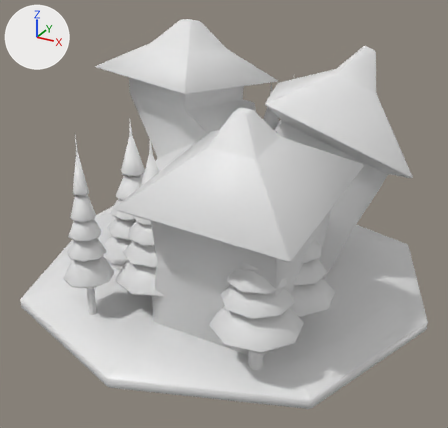
Renders of the FBX model Prototypes/WorldGen/Assets/Models/Map Items.fbx from each side of a commit.
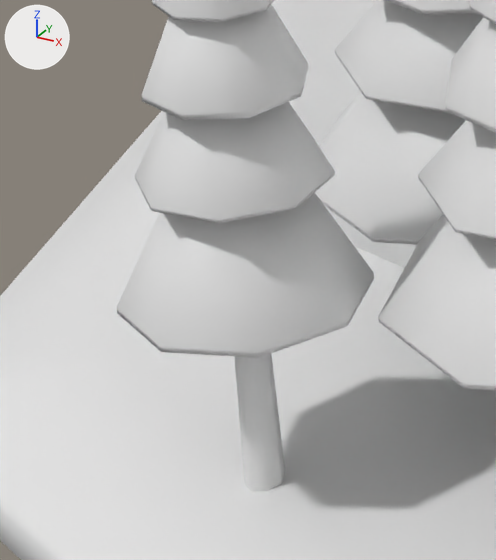
Each version is shown whole from a 50 mm lens placed at (21.9, -41.0, 25.7), pointed at (0.3, -1.6, 6.1), then close up on the part from 9% to 31% of the width and 51% to 77% of the height. The axes (+X, +Y, +Z) are drawn at upper left. The lights are the same throughout. Where no turn or scale is listed for an object, it has been applied to the vertices.

Objects in the first close-up: 'Logging Camp', 'MapItemBase', 'Mine'.
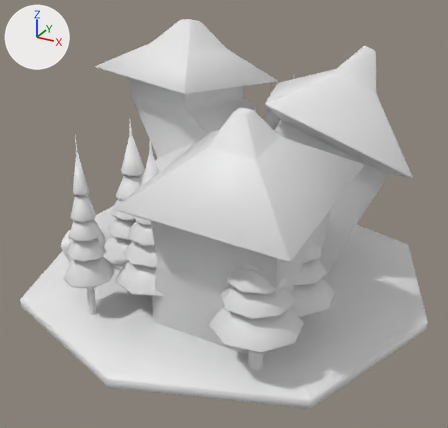
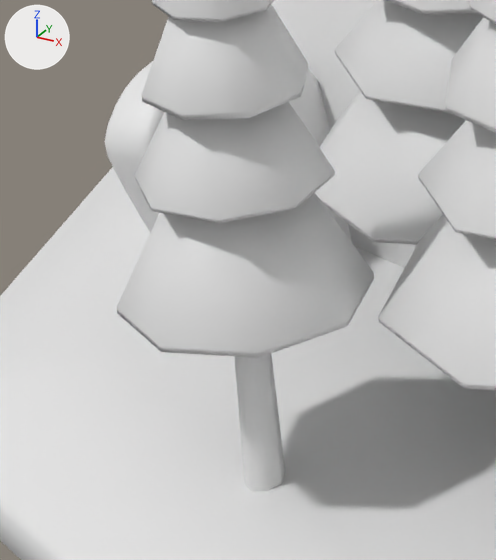
Location of each change, (x1, y1, x2, y2) in pixels of the close-ups (496 x 560 px):
'Grave Yard', added: after (104, 61, 352, 242)

What the commit changed:
Mesh me_grave_yard is new.
It has 5784 vertices, 5760 faces and spans x -6.0..11.0, y -8.7..10.3, z 0.5..6.0.
Object 'Grave Yard' (ob_grave_yard) is new; it shows me_grave_yard.
Its location is (-3.74, -0.87, -0.31).
